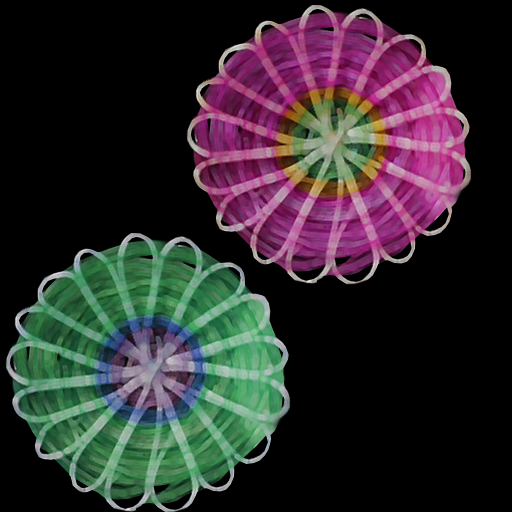
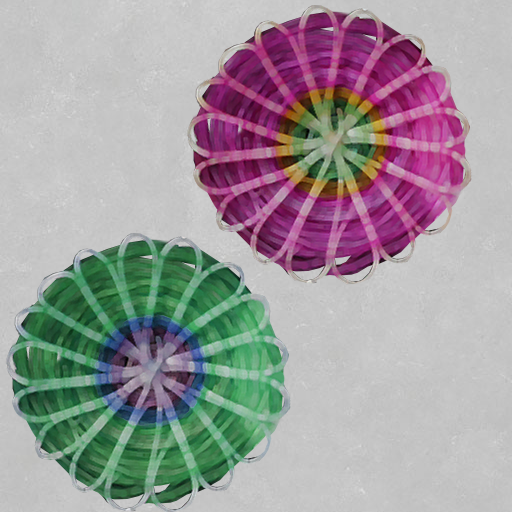
Comparing the layer stacks of the two 512×512 images. Changes:
added layer "Layer 2" above "Background" over [0, 0, 512, 512]
